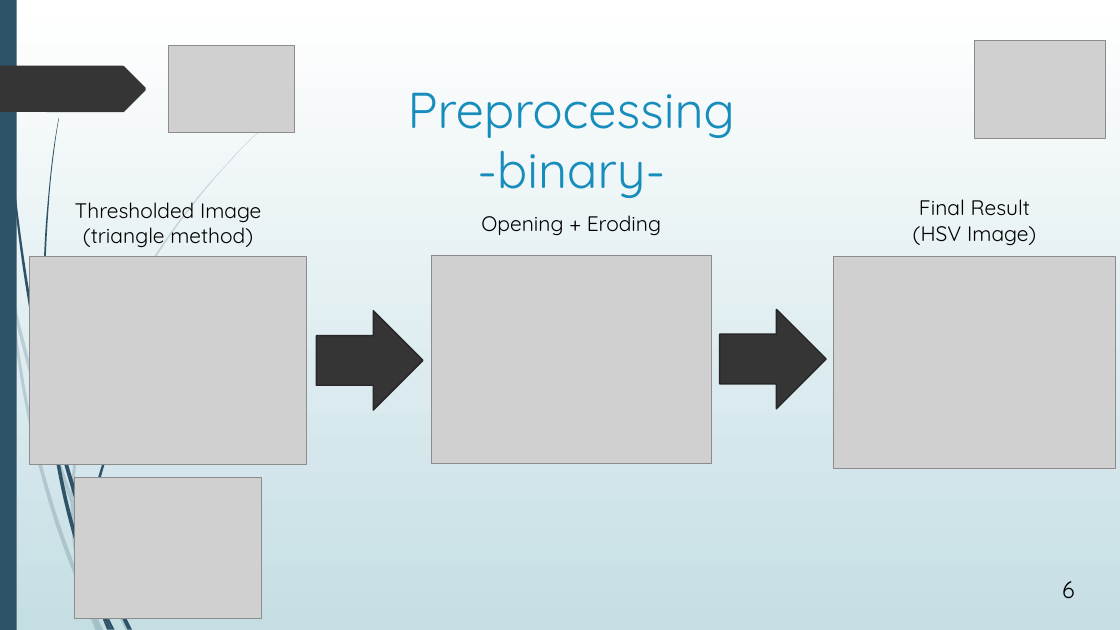
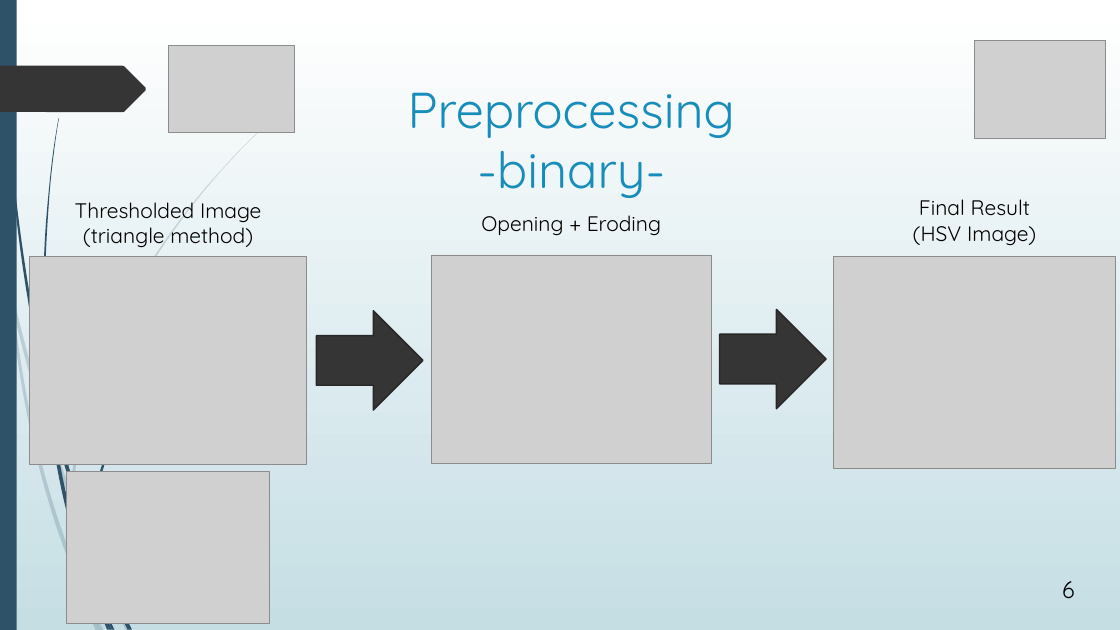
Before and after one commit to avasile96/CAD, a slide deck: slide 6 of Presentation_updated.pptx. Drawn at 1120x630 pixels with LibreOffice and Linux fonts; fonts in the diff are those of the drawing; grey boxes stand for pictures. Boxes give left, top, right and bottom in pixels: in the first picture for what was removed or moved away, otherwise in the second. Text is boxed around its words. In the diff, an @@ line names an element or a change of style, - is before the commit and + after.

```diff
--- a/Presentation_updated.pptx
+++ b/Presentation_updated.pptx
@@ picture: place and size @@
-picture at [75, 478, 262, 618]
+picture at [67, 472, 270, 624]
@@ freeform shape removed at [71, 503, 88, 597] @@
@@ freeform shape removed at [71, 492, 74, 513] @@
```
Also in this commit, not shown: 3 other slides changed, 3 slides added, 3 slides removed.
